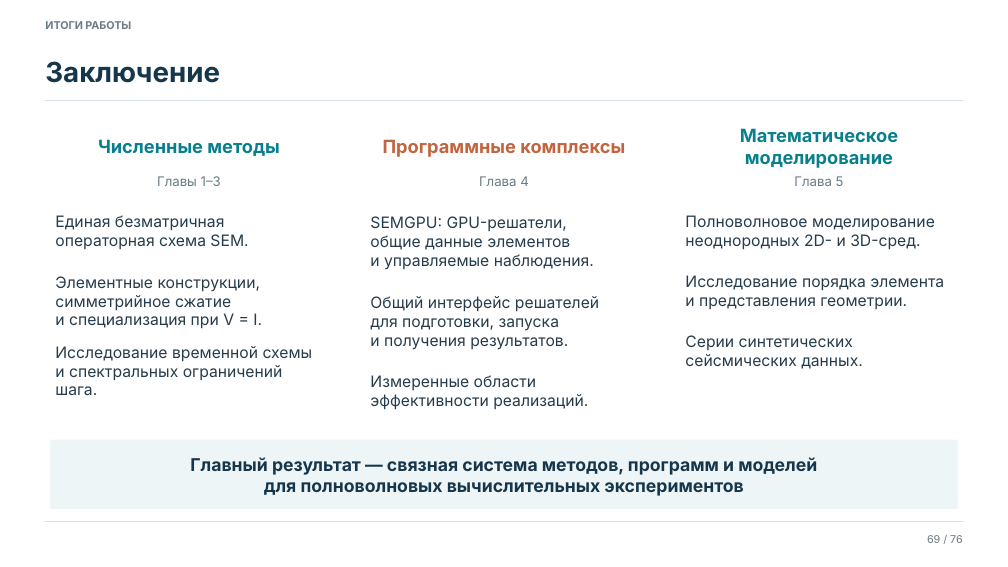
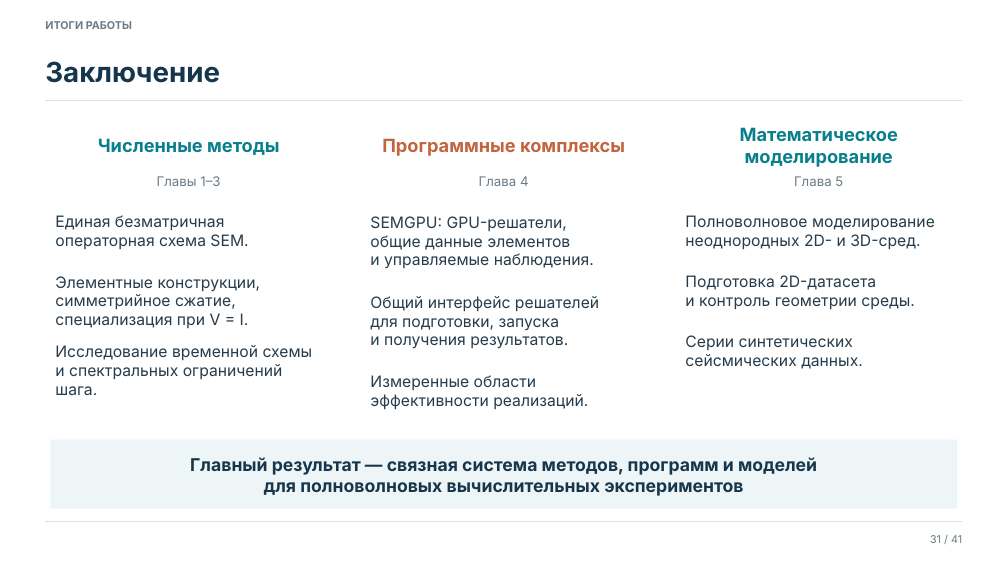
Before and after one commit to yartmihant/Students6Year2026, a slide deck: slide 31 of lesson9/Предзащита.pptx (slide 69 before the commit). Drawn at 1008x567 pixels with LibreOffice and Linux fonts; fonts in the diff are those of the drawing. Boxes give left, top, right and bottom in pixels: in the first picture for what was removed or moved away, otherwise in the second. Text is boxed around its words. In the diff, an @@ line names an element or a change of style, - is before the commit and + after.

```diff
--- a/lesson9/Предзащита.pptx
+++ b/lesson9/Предзащита.pptx
@@ size 21.8 to 21.7 pt in 3 elements at [382, 138, 625, 156], [98, 138, 279, 155], [740, 127, 898, 167] @@
@@ text at [55, 294, 249, 328]: text changed; size 18.8 to 18.7 pt @@
-симметрийное сжатие
-и специализация при V = I.
+симметрийное сжатие, специализация при V = I.
@@ text at [685, 275, 914, 310]: text changed; size 18.8 to 18.7 pt @@
-Исследование порядка элемента
-и представления геометрии.
+Подготовка 2D-датасета
+и контроль геометрии среды.
@@ text at [930, 535, 962, 543]: text changed @@
-69 / 76
+31 / 41
```
Also in this commit, not shown: 14 other slides changed, 26 slides added, 61 slides removed, 22 other files.
